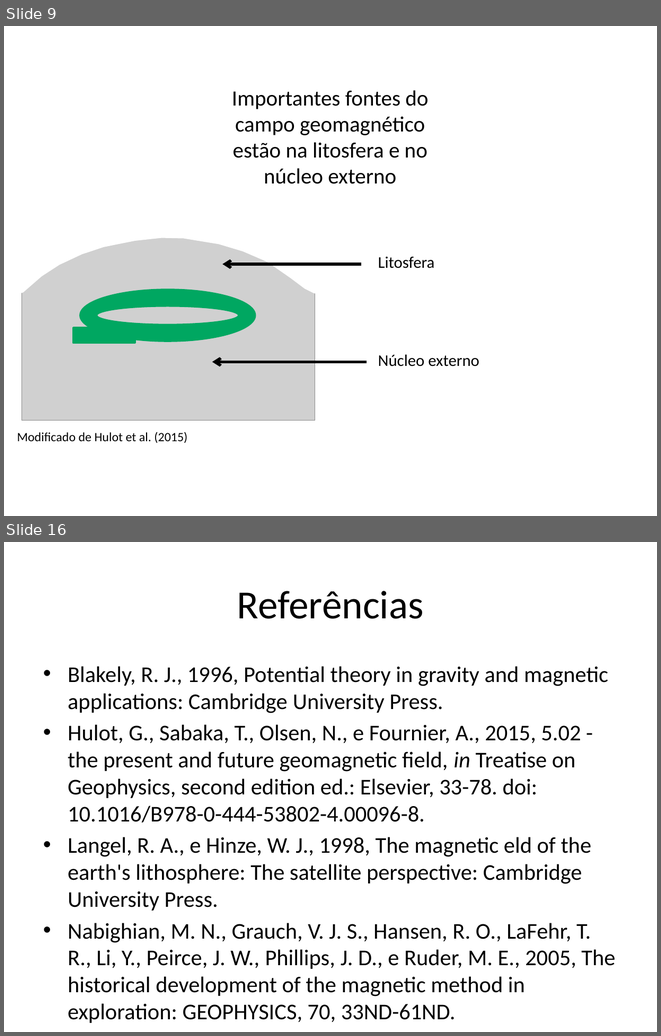
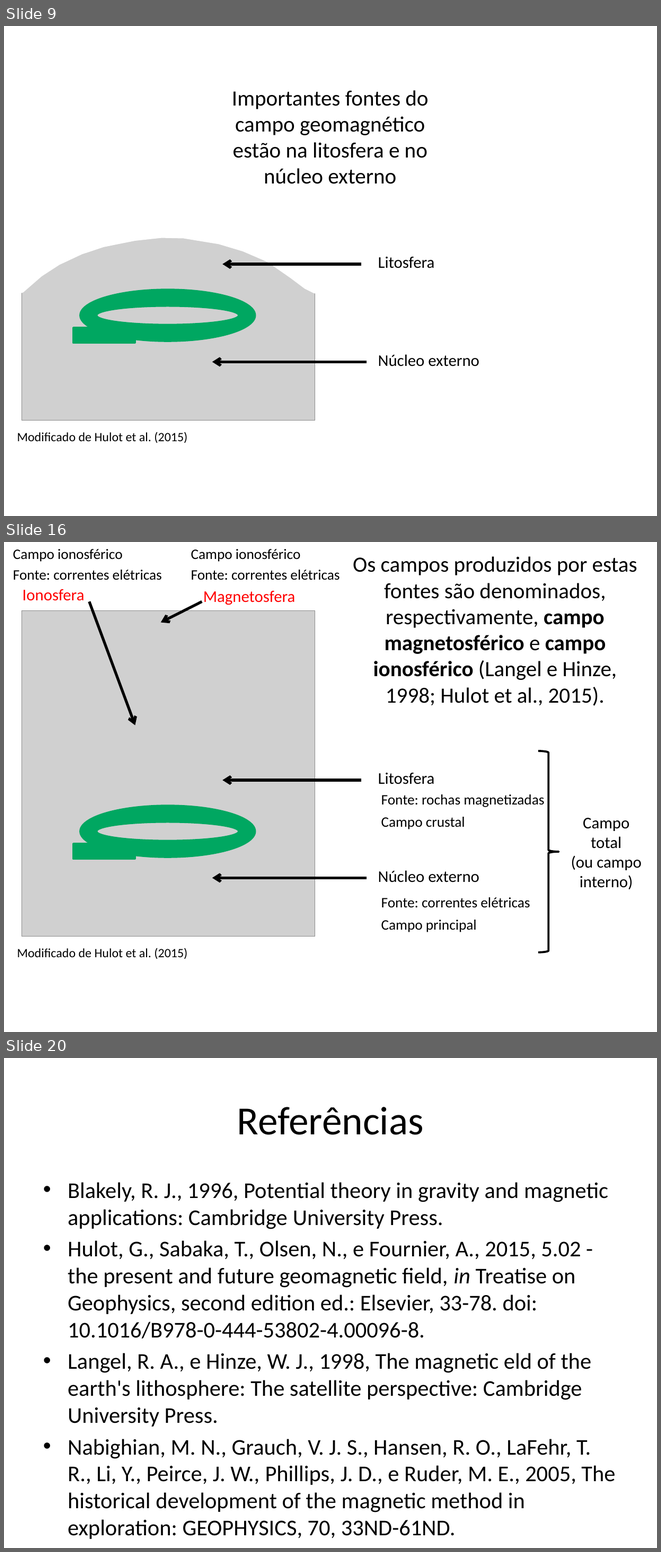
Before and after one commit to pinga-lab/CE-VII-SimBGf-2016, a slide deck: slides/4_anomalia_campo_total.pptx. Shown one above the other, each under a label of ours: slides 9 and 16 before the commit, slides 9, 16 and 20 after it; the slides between them are not shown. The pictures are 661x1036 and 661x1552 pixels, drawn with LibreOffice and Linux fonts; fonts in the diff are those of the drawing; grey boxes stand for pictures. Boxes give left, top, right and bottom in pixels: in the first picture for what was removed or moved away, otherwise in the second. Text is boxed around its words. In the diff, an @@ line names an element or a change of style, - is before the commit and + after.

Commit message:
campo geomagnetico - ate campo externo

```diff
--- a/slides/4_anomalia_campo_total.pptx
+++ b/slides/4_anomalia_campo_total.pptx
@@ slide 16 added at (4, 542, 657, 1032), background #FFFFFF @@
@@ text added at (13, 549, 123, 562), 16 pt, text #000000 @@
+Campo ionosférico
@@ text added at (191, 549, 301, 562), 16 pt, text #000000 @@
+Campo ionosférico
@@ text added at (353, 556, 637, 706), 24 pt, text #000000 @@
+Os campos produzidos por estas fontes são denominados, respectivamente, campo magnetosférico e campo ionosférico (Langel e Hinze, 1998; Hulot et al., 2015).
@@ text added at (13, 570, 162, 580), 16 pt, text #000000 @@
+Fonte: correntes elétricas
@@ text added at (191, 570, 339, 580), 16 pt, text #000000 @@
+Fonte: correntes elétricas
@@ text added at (23, 589, 85, 601), 18 pt, text #FF0000 @@
+Ionosfera
@@ arrow added from (89, 601) to (135, 725), #000000 3 pt @@
@@ arrow added from (202, 601) to (161, 623), #000000 3 pt @@
@@ text added at (203, 591, 296, 605), 18 pt, text #FF0000 @@
+Magnetosfera
@@ picture added at (22, 610, 316, 936) @@
@@ right brace added at (538, 751, 558, 952), outline #000000 2.25 pt @@
@@ arrow added from (361, 779) to (223, 779), #000000 3 pt @@
@@ text added at (378, 773, 435, 784), 18 pt, text #000000 @@
+Litosfera
@@ text added at (381, 794, 544, 807), 16 pt, text #000000 @@
+Fonte: rochas magnetizadas
@@ donut added at (80, 806, 255, 857), fill #00A761, outline #00A761 2 pt @@
@@ text added at (381, 817, 465, 829), 16 pt, text #000000 @@
+Campo crustal
@@ text added at (571, 818, 641, 889), 18 pt, text #000000 @@
+Campo total
+(ou campo interno)
@@ rectangle added at (73, 844, 134, 859), fill #00A761, outline #00A761 2 pt @@
@@ text added at (378, 870, 479, 882), 18 pt, text #000000 @@
+Núcleo externo
@@ arrow added from (367, 877) to (212, 877), #000000 3 pt @@
@@ text added at (381, 897, 530, 908), 16 pt, text #000000 @@
+Fonte: correntes elétricas
@@ text added at (381, 919, 477, 932), 16 pt, text #000000 @@
+Campo principal
@@ text added at (17, 947, 187, 959), 14 pt, text #000000 @@
+Modificado de Hulot et al. (2015)
@@ what was slide 16 is now slide 20 @@
```
Also in this commit, not shown: 6 slides changed, 3 other slides added.
